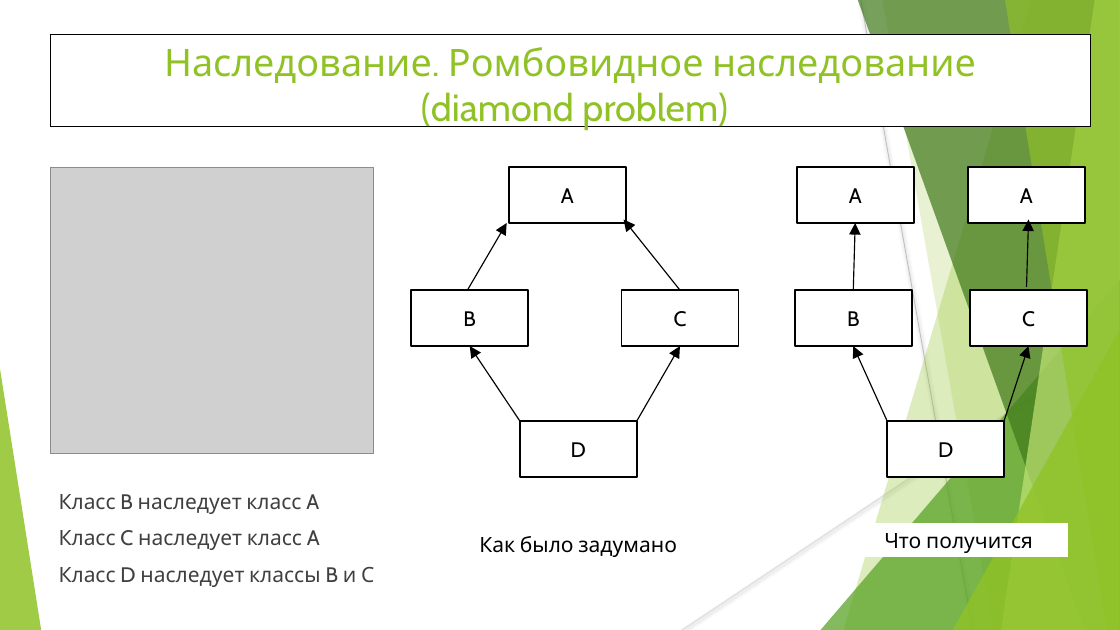
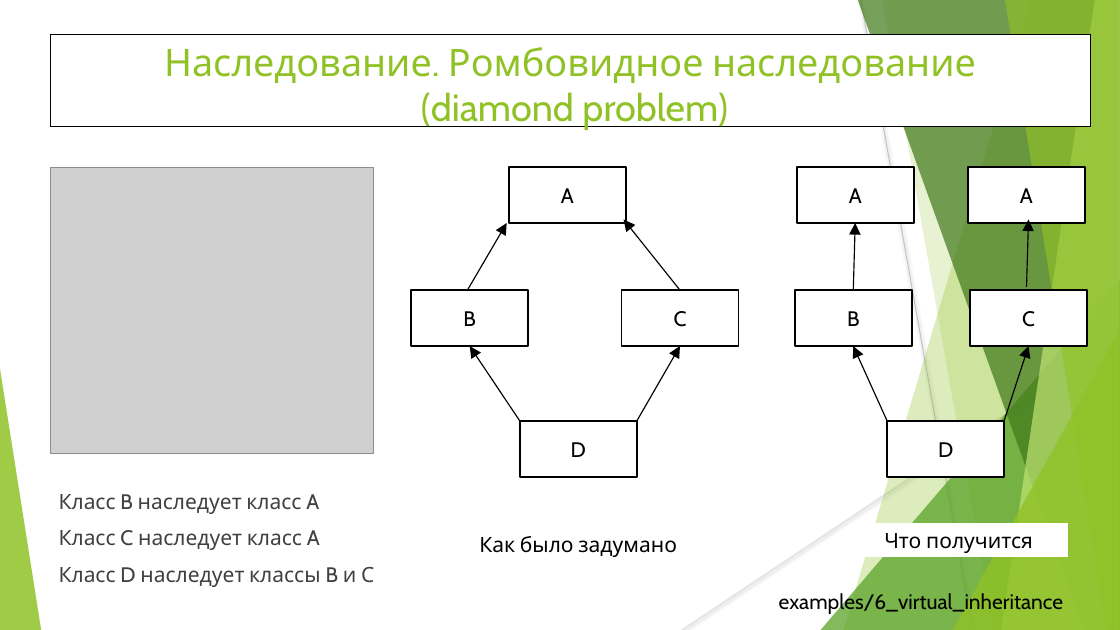
Before and after one commit to WhiteCatStudies/lectures, a slide deck: slide 9 of pt1/lectures/lecture2/lecture2.pptx (slide 6 before the commit). Drawn at 1120x630 pixels with LibreOffice and Linux fonts; fonts in the diff are those of the drawing; grey boxes stand for pictures. Boxes give left, top, right and bottom in pixels: in the first picture for what was removed or moved away, otherwise in the second. Text is boxed around its words. In the diff, an @@ line names an element or a change of style, - is before the commit and + after.

Commit message:
More slides on inheritance and polymorphism

```diff
--- a/pt1/lectures/lecture2/lecture2.pptx
+++ b/pt1/lectures/lecture2/lecture2.pptx
@@ text added at [779, 591, 1063, 615], 18 pt, text #000000 @@
+examples/6_virtual_inheritance
```
Also in this commit, not shown: 7 other slides changed, 7 slides added.
